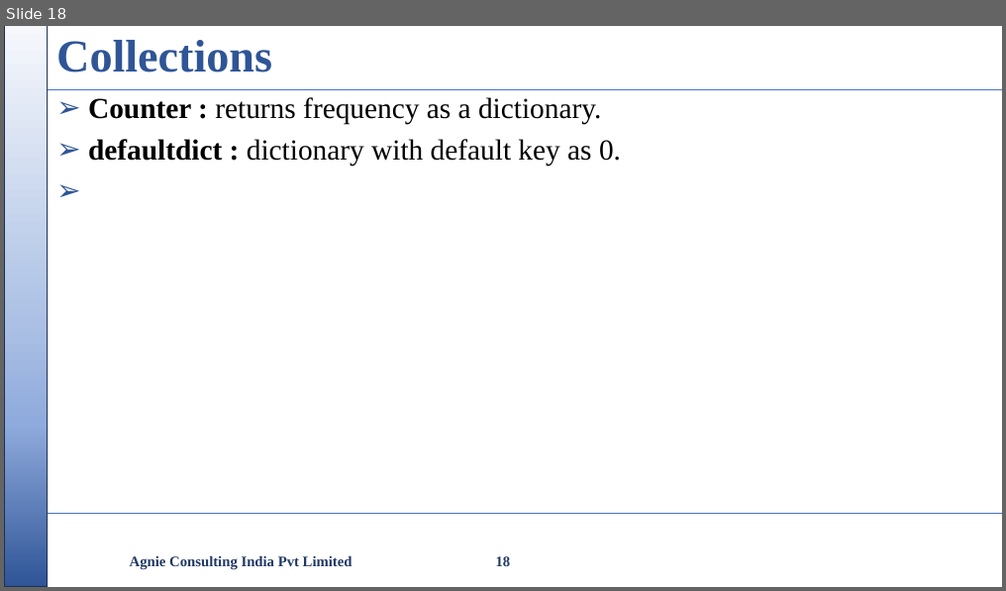
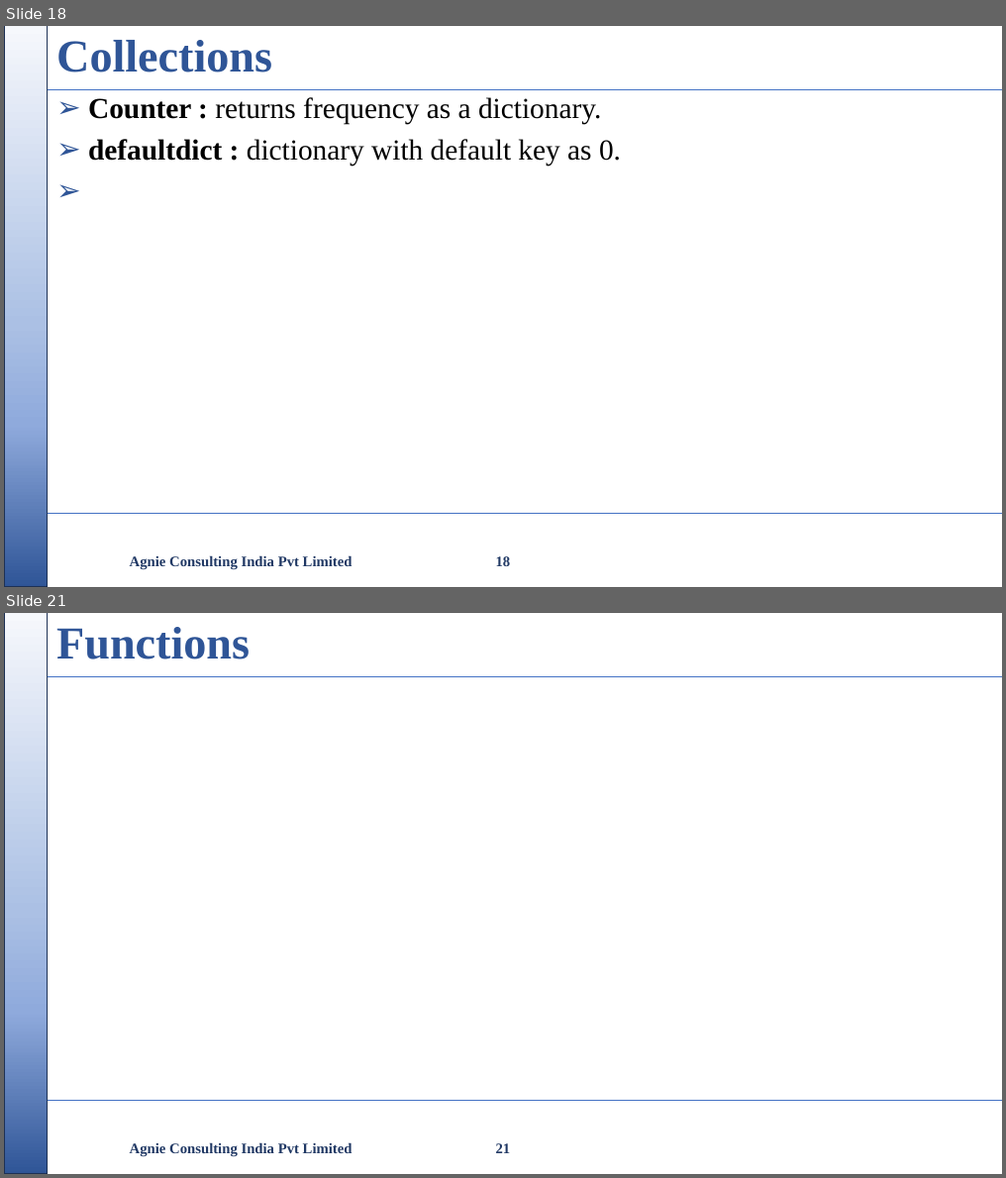
Before and after one commit to nikishdaniel1-del/Python-Cls, a slide deck: python class/Python Class.pptx. Shown one above the other, each under a label of ours: slide 18 before the commit, slides 18 and 21 after it; the slides between them are not shown. The pictures are 1006x591 and 1006x1178 pixels, drawn with LibreOffice and Linux fonts; fonts in the diff are those of the drawing; background and template pictures are left out. Boxes give left, top, right and bottom in pixels: in the first picture for what was removed or moved away, otherwise in the second. Text is boxed around its words. In the diff, an @@ line names an element or a change of style, - is before the commit and + after.

```diff
--- a/python class/Python Class.pptx
+++ b/python class/Python Class.pptx
@@ slide 21 added at [4,613,1002,1174], background #FFFFFF; not listed: 3 template elements that a slide beside it also shows @@
@@ title added at [56,627,250,660], 44 pt, text #2F5597, bold @@
+Functions
@@ text added at [130,1143,352,1157], 14 pt, text #203864, bold @@
+Agnie Consulting India Pvt Limited
@@ page number added at [496,1144,511,1154], 14 pt, text #203864, bold @@
+21
```
Also in this commit, not shown: 4 slides changed, 12 other slides added, 2 other files.
